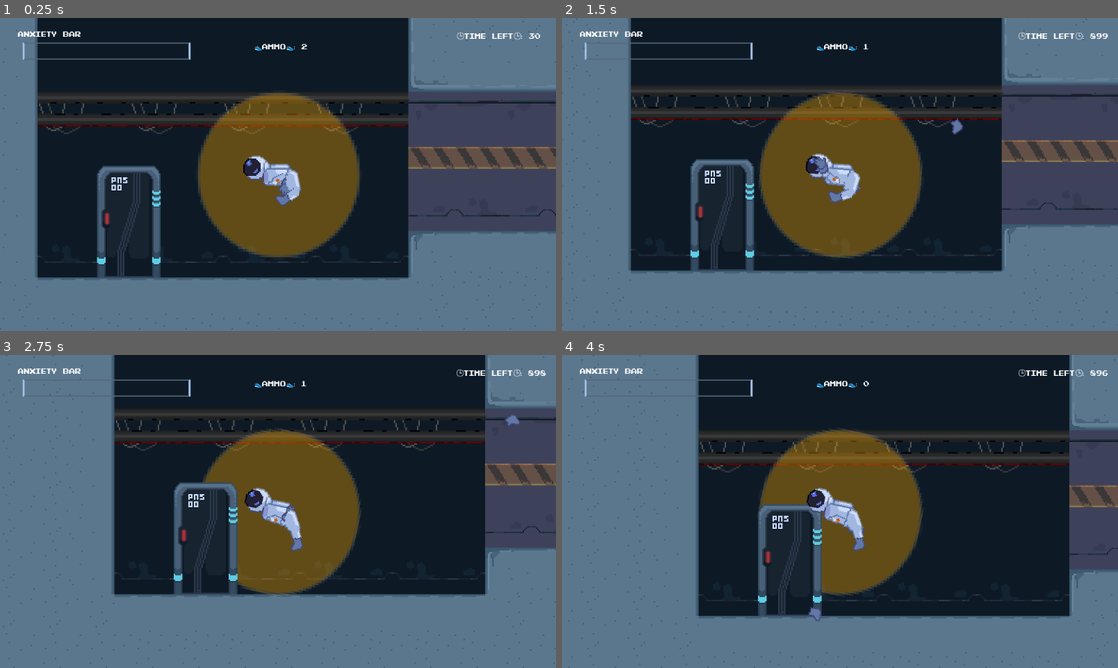
Above: before the commit, frames 1-4 (two rows, left to right).
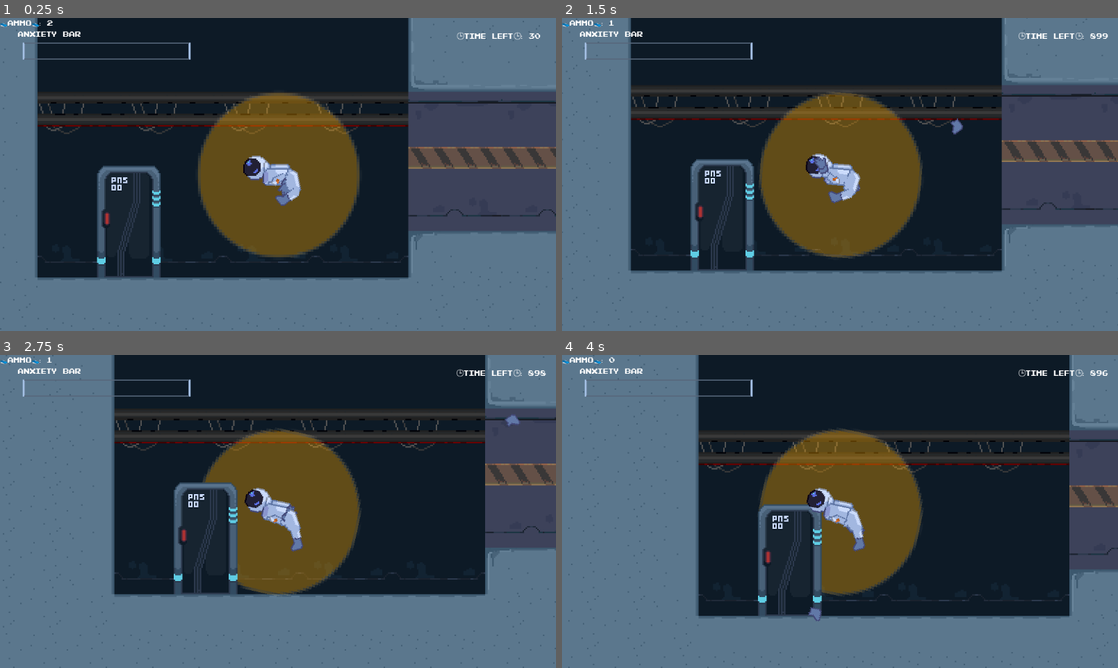
Above: after the commit, the same moments.

Repository: PiotrusWatson/last_party
Game: Godot game, scene res://worlds/piotrus_scene.tscn
Same seed, same stepped clock (60 frames per second), same inputs: the game is played once before the commit and once after it.
Inputs (mouse positions are in pixels of both pictures, inside the frame that each line leads up to):
- Up to frame 1 (0.25 s): no input
- Up to frame 2 (1.5 s): move the mouse to (962, 158) at 0.52 s; right-click (962, 158) at 0.6 s; move the mouse to (728, 190) at 1.27 s; click (728, 190) at 1.35 s
- Up to frame 3 (2.75 s): move the mouse to (333, 442) at 2.02 s; tap E (Interact) at 2.1 s
- Up to frame 4 (4 s): move the mouse to (812, 574) at 2.77 s; right-click (812, 574) at 2.85 s; move the mouse to (1006, 558) at 3.52 s; press the mouse at (1006, 558) at 3.53 s

The runs differ from the first frame. In frame 1, 0.2% of the frame differs, in the area x 0-56%, y 0-11%; in frame 2, 0.2%; in frame 3, 0.2%; in frame 4, 0.2%.

Commit message:
saved ammo

Diff:
--- /dev/null
+++ b/UI/ammo.tscn
@@ -0,0 +1,17 @@
+[gd_scene load_steps=3 format=3 uid="uid://dhxd0u2kwku3i"]
+
+[ext_resource type="FontFile" uid="uid://7kjkx5wbsxcg" path="res://UI/Fonts/Pixel NES.otf" id="1_m0cv7"]
+[ext_resource type="Script" path="res://UI/ammo.gd" id="2_0o1u5"]
+
+[node name="Ammo" type="Label"]
+anchors_preset = 5
+anchor_left = 0.5
+anchor_right = 0.5
+offset_left = -49.0
+offset_top = 49.0
+offset_right = 62.0
+offset_bottom = 72.0
+grow_horizontal = 2
+theme_override_fonts/font = ExtResource("1_m0cv7")
+text = "👟Ammo👟: 2"
+script = ExtResource("2_0o1u5")
--- a/worlds/piotrus_scene.tscn
+++ b/worlds/piotrus_scene.tscn
@@ -9,10 +9,9 @@
 [ext_resource type="Texture2D" uid="uid://cx2awtj7b7uxg" path="res://sprites/Background/spacewindow.png" id="8_8aiih"]
 [ext_resource type="PackedScene" uid="uid://1ciexgxjj0hb" path="res://prefabs/props/radio.tscn" id="8_8o70q"]
 [ext_resource type="Texture2D" uid="uid://crdceov406tde" path="res://sprites/Background/lightblue-sheet.png" id="8_78bav"]
-[ext_resource type="FontFile" uid="uid://7kjkx5wbsxcg" path="res://UI/Fonts/Pixel NES.otf" id="9_l0ye3"]
+[ext_resource type="PackedScene" uid="uid://dhxd0u2kwku3i" path="res://UI/ammo.tscn" id="9_mxbnv"]
 [ext_resource type="PackedScene" uid="uid://x0p1kxaj6hkj" path="res://UI/anxiety_bar.tscn" id="10_genvr"]
 [ext_resource type="Script" path="res://prefabs/god.gd" id="10_gu7p8"]
-[ext_resource type="Script" path="res://UI/ammo.gd" id="10_pnqr4"]
 [ext_resource type="Script" path="res://UI/clock.gd" id="10_wims2"]
 [ext_resource type="FontFile" uid="uid://d4nirmpkhfngg" path="res://UI/Fonts/pixel/Pixel NES.otf" id="11_pj3xo"]
 [ext_resource type="Texture2D" uid="uid://co1rmrln8g5y5" path="res://sprites/Background/spacedoor2.png" id="14_1mlat"]
@@ -271,19 +270,9 @@
 text = "🕒Time Left🕒: 30"
 script = ExtResource("10_wims2")
 
-[node name="Ammo" type="Label" parent="UI/UI"]
-layout_mode = 1
-anchors_preset = 5
-anchor_left = 0.5
-anchor_right = 0.5
-offset_left = -49.0
-offset_top = 49.0
-offset_right = 62.0
-offset_bottom = 72.0
-grow_horizontal = 2
-theme_override_fonts/font = ExtResource("9_l0ye3")
-text = "👟Ammo👟: 2"
-script = ExtResource("10_pnqr4")
+[node name="Ammo" parent="UI/UI" instance=ExtResource("9_mxbnv")]
+layout_mode = 0
+anchors_preset = 0
 
 [node name="God" type="Node" parent="."]
 script = ExtResource("10_gu7p8")
Not shown: 1 places in worlds/piotrus_scene.tscn that only renumber resources
